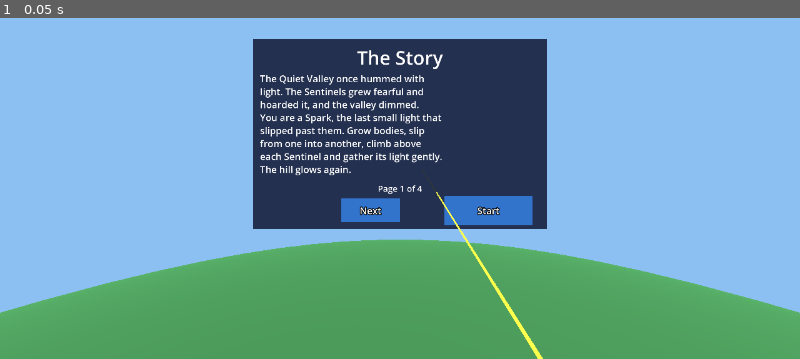
Above: before the commit, frame 1.
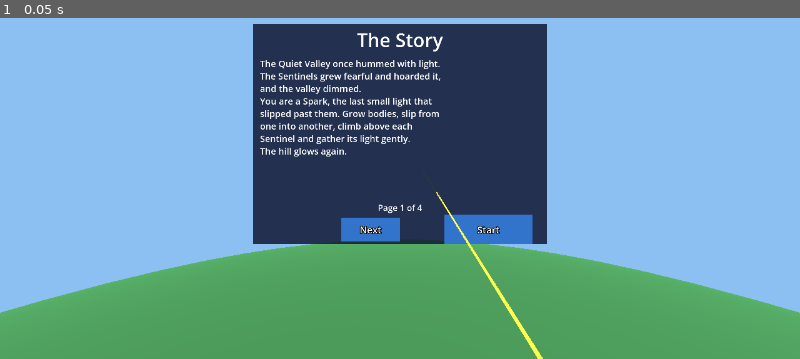
Above: after the commit, the same moment.

Repository: mr-miles/oculus-game
Game: Godot game, scene res://lobby.tscn
The game is run twice, just before and just after one commit, with the same random seed, the same clock (stepped at 60 frames per second) and the same inputs.
Inputs:
- Up to frame 1 (0.05 s): no input

The runs differ from the first frame. In frame 1, 7.7% of the frame differs, in the area x 31-69%, y 1-67%.

Commit message:
Round 2 view: leafy trees, top HUD with HudMode, grip toggle, boulder stacks and ghost, 6-step lobby, tests AC-40..45,51..53
Co-Authored-By: Claude Sonnet 5.5 <noreply@anthropic.com>

Diff:
--- a/game/scripts/hud.gd
+++ b/game/scripts/hud.gd
@@ -5,12 +5,14 @@
 ## Label3D anchors left-aligned text at its left edge and right-aligned at its right edge.
 
 const PIXEL := 0.0012
-const BAR_WIDTH := 0.5
+const BAR_WIDTH := 0.3
+const BAR_X := -0.17
 const WATCH_RED := Color(1, 0.2, 0.2)
 
 var energy_label: Label3D
 var level_label: Label3D
 var sentinels_label: Label3D
+var mode_label: Label3D
 var message_label: Label3D
 var watched_label: Label3D
 var _bar_fill: MeshInstance3D
@@ -19,16 +21,17 @@
 
 func _init() -> void:
 	name = "Hud"
-	position = Vector3(0, -0.3, -1.2)
-	level_label = _label("HudLevel", Vector2(-0.55, 0.12), HORIZONTAL_ALIGNMENT_LEFT)
-	sentinels_label = _label("HudSentinels", Vector2(0.55, 0.12), HORIZONTAL_ALIGNMENT_RIGHT)
-	energy_label = _label("HudEnergy", Vector2(-0.55, 0.02), HORIZONTAL_ALIGNMENT_LEFT)
-	message_label = _label("HudMessage", Vector2(0, -0.1), HORIZONTAL_ALIGNMENT_CENTER)
-	watched_label = _label("HudWatched", Vector2(0, -0.2), HORIZONTAL_ALIGNMENT_CENTER)
+	position = Vector3(0, 0.45, -1.2)
+	level_label = _label("HudLevel", Vector2(-0.55, 0.15), HORIZONTAL_ALIGNMENT_LEFT)
+	sentinels_label = _label("HudSentinels", Vector2(0.55, 0.15), HORIZONTAL_ALIGNMENT_RIGHT)
+	energy_label = _label("HudEnergy", Vector2(-0.55, 0.07), HORIZONTAL_ALIGNMENT_LEFT)
+	mode_label = _label("HudMode", Vector2(0.55, 0.07), HORIZONTAL_ALIGNMENT_RIGHT)
+	message_label = _label("HudMessage", Vector2(0, -0.03), HORIZONTAL_ALIGNMENT_CENTER)
+	watched_label = _label("HudWatched", Vector2(0, -0.11), HORIZONTAL_ALIGNMENT_CENTER)
 	watched_label.modulate = WATCH_RED
 	watched_label.visible = false
-	_build_bar(Vector2(0.12, 0.02))
-	_build_border(Vector2(1.2, 0.6))
+	_build_bar(Vector2(BAR_X, 0.07))
+	_build_border(Vector2(1.2, 0.44))
 
 
 func _label(node_name: String, at: Vector2, align: HorizontalAlignment) -> Label3D:
@@ -81,19 +84,23 @@
 		q.material_override = mat
 		q.position = Vector3(e[1].x, e[1].y, 0)
 		_border.add_child(q)
-	_border.position = Vector3(0, 0.05, 0)
+	_border.position = Vector3(0, 0.02, 0)
 	_border.visible = false
 	add_child(_border)
 
 
-func show_state(logic: GameLogic, sentinels_total: int, message: String) -> void:
+func show_state(logic: GameLogic, sentinels_total: int, create_kind: String, message: String) -> void:
 	energy_label.text = "Energy %d" % logic.energy
 	level_label.text = "Level %d of %d" % [logic.level, Levels.COUNT]
 	sentinels_label.text = "Sentinels: %d of %d left" % [logic.sentinels_left(), sentinels_total]
 	message_label.text = message
+	if create_kind == "boulder":
+		mode_label.text = "Create: Boulder (%d)" % GameLogic.BOULDER_COST
+	else:
+		mode_label.text = "Create: Synthoid (%d)" % GameLogic.SYNTHOID_COST
 	var frac := clampf(float(logic.energy) / GameLogic.MAX_ENERGY, 0.0, 1.0)
 	_bar_fill.scale.x = maxf(frac, 0.001)
-	_bar_fill.position.x = 0.12 - BAR_WIDTH * (1.0 - frac) / 2.0
+	_bar_fill.position.x = BAR_X - BAR_WIDTH * (1.0 - frac) / 2.0
 	var watched := logic.watched and logic.state == "playing"
 	watched_label.visible = watched
 	_border.visible = watched
--- a/game/scripts/lobby.gd
+++ b/game/scripts/lobby.gd
@@ -4,12 +4,12 @@
 
 const PAGES := [
 	{"title": "The Story", "body": "The Quiet Valley once hummed with light. The Sentinels grew fearful and hoarded it, an …(209 unchanged characters)…
-	{"title": "The Rules", "body": "You are a Spark with energy.\n\n- A body (synthoid) costs 3 energy.\n- Absorb a tree: +1. A body: +3. A Sentinel: +4.\n- You can only act on tiles you can see.\n- A Sentinel that sees you slowly drains your energy. Hide behind hills!\n- Absorb every Sentinel to clear a hill. If your energy hits 0, try again."},
-	{"title": "How to Play", "body": "1. Point your right contr …(94 unchanged characters)… n3. Press A to move into that body.\n4. Press B to absorb trees for energy.\n5. Climb higher, then press B on each Sentinel to absorb it."},
+	{"title": "The Rules", "body": "You are a Spark with energy.\n\n- A body (synthoid) costs 3 energy, a boulder 2.\n- Absorbing gives back: tree 1, boulder 2, body 3, Sentinel 4.\n- You can only act on tiles you can see.\n- A Sentinel that sees you slowly drains your energy. Hide behind hills!\n- Absorb every Sentinel to clear a hill. If you run dry and are drained again, try again."},
+	{"title": "How to Play", "body": "1. Point your right contr …(94 unchanged characters)… n3. Press A to move into that body.\n4. Squeeze the GRIP to switch to boulders (cost 2), then pull the trigger to stack them and climb.\n5. Press B to absorb trees, boulders and bodies for energy.\n6. Climb higher, then press B on each Sentinel to absorb it."},
 	{"title": "Ready?", "body": "Point at Start and pull the trigger.\n\nLeft stick turns you. Left Y pauses. Left X gives a hint."},
 ]
 const HOW_TO_PAGE := 2
-const PANEL_SIZE := Vector2(2.0, 1.3)
+const PANEL_SIZE := Vector2(2.0, 1.5)
 
 var rig: Rig
 var panel: Menu3D
@@ -43,14 +43,14 @@
 	panel.name = "LobbyPanel"
 	panel.position = Vector3(0, GameLogic.EYE, -2.0)
 	add_child(panel)
-	_title = panel.add_label("LobbyTitle", Vector2(0, 0.52), 80)
-	_body = panel.add_label("LobbyPage", Vector2(-0.95, 0.42), 40, 780)  # left edge, top
+	_title = panel.add_label("LobbyTitle", Vector2(0, 0.64), 80)
+	_body = panel.add_label("LobbyPage", Vector2(-0.95, 0.52), 38, 780)  # left edge, top
 	_body.horizontal_alignment = HORIZONTAL_ALIGNMENT_LEFT
 	_body.vertical_alignment = VERTICAL_ALIGNMENT_TOP
-	_counter = panel.add_label("LobbyCounter", Vector2(0, -0.37), 36)
-	panel.add_button("BackButton", "back", "Back", Vector2(-0.7, -0.52), Vector2(0.4, 0.16))
-	panel.add_button("NextButton", "next", "Next", Vector2(-0.2, -0.52), Vector2(0.4, 0.16))
-	panel.add_button("StartButton", "start", "Start", Vector2(0.6, -0.52), Vector2(0.6, 0.2))
+	_counter = panel.add_label("LobbyCounter", Vector2(0, -0.5), 36)
+	panel.add_button("BackButton", "back", "Back", Vector2(-0.7, -0.65), Vector2(0.4, 0.16))
+	panel.add_button("NextButton", "next", "Next", Vector2(-0.2, -0.65), Vector2(0.4, 0.16))
+	panel.add_button("StartButton", "start", "Start", Vector2(0.6, -0.65), Vector2(0.6, 0.2))
 	panel.chosen.connect(_on_chosen)
 	_diagram = _build_diagram()
 	panel.add_child(_diagram)
@@ -66,7 +66,8 @@
 	d.add_child(Scenery.mesh_node("Body", body, Color(0.25, 0.25, 0.3), Vector3.ZERO))
 	var spots := {"Trigger": [Vector3(-0.15, -0.12, 0.0), Color(0.9, 0.9, 0.3)],
 			"A": [Vector3(0.0, 0.14, 0.04), Color(0.3, 0.8, 0.4)],
-			"B": [Vector3(0.0, 0.04, 0.04), Color(0.9, 0.5, 0.3)]}
+			"B": [Vector3(0.0, 0.04, 0.04), Color(0.9, 0.5, 0.3)],
+			"Grip": [Vector3(-0.15, -0.02, 0.0), Color(0.6, 0.6, 0.9)]}
 	for k in spots:
 		var s := SphereMesh.new()
 		s.radius = 0.035
@@ -78,7 +79,7 @@
 		l.pixel_size = Menu3D.PIXEL
 		l.no_depth_test = true
 		l.render_priority = 2
-		l.position = spots[k][0] + Vector3(0.14 if k != "Trigger" else -0.14, 0, 0.03)
+		l.position = spots[k][0] + Vector3(0.14 if k in ["A", "B"] else -0.14, 0, 0.03)
 		d.add_child(l)
 	return d
 
--- a/game/scripts/main.gd
+++ b/game/scripts/main.gd
@@ -5,9 +5,12 @@
 ## the state and forwards input. Tests drive it with press / aim_at / advance.
 
 const TREE_HEIGHT := 3.0
+const TRUNK_HEIGHT := 1.2
 const TRUNK_RADIUS := 0.25
 const CANOPY_RADIUS := 0.9
 const SYNTHOID_HEIGHT := 1.6
+const BOULDER_RADIUS := 0.8
+const COLOR_BOULDER := Color(0.55, 0.55, 0.58)
 const SENTINEL_HEIGHT := 3.0
 const FADE_SECONDS := 0.2
 const CLEARED_SECONDS := 3.0
@@ -28,6 +31,7 @@
 var menu: Menu3D
 var sentinels_total := 0
 var paused := false
+var create_kind := "synthoid"  ## what the trigger creates: "synthoid" or "boulder"
 
 var _world: Node3D
 var _cursor: MeshInstance3D
@@ -35,6 +39,8 @@
 var _ending: Label3D
 var _markers := {}    # Vector2i -> Node3D (trees, synthoids)
 var _sentinels := {}  # Vector2i -> Node3D
+var _boulders := {}   # Vector2i -> Node3D (a stack), with meta "count"
+var _ghost: MeshInstance3D
 var _message := ""
 var _aim_tile := Vector2i(-1, -1)
 var _aim_forced := false
@@ -60,6 +66,8 @@
 	_cursor.material_override = Rig.unshaded(Color.WHITE)
 	_cursor.visible = false
 	add_child(_cursor)
+	_ghost = Scenery.mesh_node("Ghost", null, Color.WHITE, Vector3.ZERO)
+	add_child(_ghost)
 	load_level(start_level)
 
 
@@ -109,6 +117,7 @@
 
 func _enter(level_logic: GameLogic) -> void:
 	logic = level_logic
+	create_kind = "synthoid"
 	sentinels_total = logic.sentinels_left()
 	_message = "Aim, then pull the trigger to make a body."
 	_announced = ""
@@ -139,6 +148,7 @@
 	add_child(_world)
 	_markers.clear()
 	_sentinels.clear()
+	_boulders.clear()
 	var terrain := Terrain.new()
 	_world.add_child(terrain)
 	terrain.build(logic)
@@ -159,6 +169,7 @@
 	for t in logic.trees.keys():
 		if not _markers.has(t):
 			_markers[t] = _place(_make_tree(t), t, "tree")
+	_sync_boulders()
 	for s in logic.sentinels:
 		if not _sentinels.has(s.tile):
 			var node := _make_sentinel(s.tile)
@@ -167,6 +178,37 @@
 		_sentinels[s.tile].rotation.y = deg_to_rad(s.facing)
 
 
+func _sync_boulders() -> void:
+	for k in _boulders.keys():
+		if logic.boulders.get(k, 0) != _boulders[k].get_meta("count"):
+			_boulders[k].queue_free()
+			_boulders.erase(k)
+	for t in logic.boulders:
+		if not _boulders.has(t):
+			_boulders[t] = _make_boulders(t, logic.boulders[t])
+
+
+func _make_boulders(t: Vector2i, count: int) -> Node3D:
+	## A stack of flat grey slabs, each GameLogic.BOULDER_HEIGHT high, with no gaps.
+	var n := Node3D.new()
+	n.name = "Boulders_%d_%d" % [t.x, t.y]
+	n.set_meta("count", count)
+	n.position = Vector3((t.x + 0.5) * GameLogic.TILE, float(logic.height(t)), (t.y + 0.5) * GameLogic.TILE)
+	for i in count:
+		n.add_child(Scenery.mesh_node("Boulder_%d" % i, _slab(), COLOR_BOULDER,
+				Vector3(0, GameLogic.BOULDER_HEIGHT * (i + 0.5), 0)))
+	_world.add_child(n)
+	return n
+
+
+func _slab() -> CylinderMesh:
+	var c := CylinderMesh.new()
+	c.top_radius = BOULDER_RADIUS * 0.92
+	c.bottom_radius = BOULDER_RADIUS
+	c.height = GameLogic.BOULDER_HEIGHT
+	return c
+
+
 func _place(node: Node3D, t: Vector2i, kind: String) -> Node3D:
 	node.position = logic.top_position(t)
 	node.set_meta("kind", kind)
@@ -177,17 +219,14 @@
 func _make_synthoid(t: Vector2i) -> Node3D:
 	var n := Node3D.new()
 	n.name = "Synthoid_%d_%d" % [t.x, t.y]
-	var cap := CapsuleMesh.new()
-	cap.radius = 0.35
-	cap.height = SYNTHOID_HEIGHT
-	n.add_child(Scenery.mesh_node("Body", cap, COLOR_SYNTHOID, Vector3(0, SYNTHOID_HEIGHT / 2.0, 0)))
+	n.add_child(Scenery.mesh_node("Body", _capsule(), COLOR_SYNTHOID, Vector3(0, SYNTHOID_HEIGHT / 2.0, 0)))
 	return n
 
 
 func _make_tree(t: Vector2i) -> Node3D:
 	var n := Node3D.new()
 	n.name = "Tree_%d_%d" % [t.x, t.y]
-	var trunk_h := TREE_HEIGHT * 0.5
+	var trunk_h := TRUNK_HEIGHT
 	var trunk := CylinderMesh.new()
 	trunk.top_radius = TRUNK_RADIUS
 	trunk.bottom_radius = TRUNK_RADIUS
@@ -195,9 +234,9 @@
 	n.add_child(Scenery.mesh_node("Trunk", trunk, Color(0.45, 0.3, 0.15), Vector3(0, trunk_h / 2.0, 0)))
 	var canopy := SphereMesh.new()
 	canopy.radius = CANOPY_RADIUS
-	canopy.height = CANOPY_RADIUS * 2.0
+	canopy.height = CANOPY_RADIUS * 2.0  # 1.8 m: 60% of the 3 m tree
 	n.add_child(Scenery.mesh_node("Canopy", canopy, COLOR_TREE,
-			Vector3(0, TREE_HEIGHT - CANOPY_RADIUS + 0.02, 0)))
+			Vector3(0, TRUNK_HEIGHT + CANOPY_RADIUS + 0.01, 0)))
 	return n
 
 
@@ -257,7 +296,11 @@
 			if logic.state == "lost":
 				retry_level()
 			else:
-				_finish("create", _check_tile(logic.create))
+				_create()
+		"grip_click":
+			create_kind = "boulder" if create_kind == "synthoid" else "synthoid"
+			sfx.play("menu")
+			refresh()
 		"ax_button":
 			var reason := _check_tile(logic.move)
 			if reason == "":
@@ -274,6 +317,13 @@
 			rig.snap_turn(-1)
 
 
+func _create() -> void:
+	var reason := _check_tile(func(t: Vector2i) -> String: return logic.create(t, create_kind))
+	if reason == "" and aimed_tile() == logic.player_tile:
+		rig.place_at(logic.top_position(logic.player_tile))  # a boulder under you lifts you
+	_finish("create", reason)
+
+
 func choose_pause(id: String) -> void:
 	menu.activate(id)
 
@@ -398,7 +448,7 @@
 	for i in range(1, steps):
 		var p := from + dir * (i * RAY_STEP)
 		var t := Vector2i(int(floor(p.x / GameLogic.TILE)), int(floor(p.z / GameLogic.TILE)))
-		if logic.in_bounds(t) and p.y <= float(logic.height(t)) + _object_height(t):
+		if logic.in_bounds(t) and p.y <= logic.top_position(t).y + _object_height(t):
 			return t
 	return Vector2i(-1, -1)
 
@@ -416,7 +466,7 @@
 
 func refresh() -> void:
 	_sync_objects()
-	hud.show_state(logic, sentinels_total, _message)
+	hud.show_state(logic, sentinels_total, create_kind, _message)
 
 
 func _process(delta: float) -> void:
@@ -424,6 +474,7 @@
 		advance(delta)
 	if paused:
 		_cursor.visible = false
+		_ghost.visible = false
 		menu.highlight(menu.pick(rig.ray_origin(), rig.ray_direction()))
 		return
 	var t := aimed_tile()
@@ -433,6 +484,25 @@
 		var c := Color(1, 1, 0.2) if logic.can_see(t) else Color(1, 0.2, 0.2)
 		(_cursor.material_override as StandardMaterial3D).albedo_color = c
 		rig.set_ray_length(maxf(rig.ray_origin().distance_to(_cursor.position), 0.2))
+		_show_ghost(t)
 	else:
+		_ghost.visible = false
 		_cursor.visible = false
 		rig.set_ray_length(3.0)
+
+
+func _show_ghost(t: Vector2i) -> void:
+	## A translucent preview of what the trigger would create on the aimed tile.
+	var boulder := create_kind == "boulder"
+	_ghost.mesh = _slab() if boulder else _capsule()
+	_ghost.material_override = Rig.unshaded(Color(COLOR_BOULDER, 0.5) if boulder else Color(COLOR_SYNTHOID, 0.5))
+	var lift := 0.0 if boulder else SYNTHOID_HEIGHT / 2.0
+	_ghost.position = logic.top_position(t) + Vector3(0, lift + (GameLogic.BOULDER_HEIGHT / 2.0 if boulder else 0.0), 0)
+	_ghost.visible = true
+
+
+func _capsule() -> CapsuleMesh:
+	var cap := CapsuleMesh.new()
+	cap.radius = 0.35
+	cap.height = SYNTHOID_HEIGHT
+	return cap
--- a/game/tests/test_ac_24_lobby_text.gd
+++ b/game/tests/test_ac_24_lobby_text.gd
@@ -1,5 +1,5 @@
 extends ViewTest
-## AC-24: page contents: Spark/Sentinel, energy numbers, five numbered steps.
+## AC-24: page contents: Spark/Sentinel, energy numbers, six numbered steps.
 
 func _init() -> void:
 	var l := await new_lobby()
@@ -7,15 +7,17 @@
 	check("ac_24 story names Spark and Sentinel", page.text.contains("Spark") and page.text.contains("Sentinel"))
 	check("ac_24 story is 60 words or fewer", page.text.split(" ", false).size() <= 60)
 	l.next()
-	check("ac_24 rules mention energy, 3 and 4", page.text.contains("energy") and page.text.contains("3") and page.text.contains("4"))
+	check("ac_24 rules mention energy and the numbers 2, 3 and 4",
+			page.text.contains("energy") and page.text.contains("2") and page.text.contains("3") and page.text.contains("4"))
 	l.next()
 	var steps := 0
 	for line in page.text.split("\n", false):
-		if line.length() > 2 and line[0] in "12345" and line[1] == ".":
+		if line.length() > 2 and line[0] in "123456" and line[1] == ".":
 			steps += 1
-	check("ac_24 five numbered steps", steps == 5)
+	check("ac_24 six numbered steps", steps == 6)
 	var low := page.text.to_lower()
-	check("ac_24 steps name trigger, A and B", low.contains("trigger") and low.contains("press a") and low.contains("press b"))
+	check("ac_24 steps name trigger, grip, A and B", low.contains("trigger") and low.contains("grip") and low.contains("press a") and low.contains("press b"))
+	check("ac_24 steps mention boulder and Sentinel", low.contains("boulder") and low.contains("sentinel"))
 	check("ac_24 controller diagram on this page", (l.find_child("ControllerDiagram", true, false) as Node3D).visible)
 	l.back()
 	check("ac_24 diagram hidden on other pages", not (l.find_child("ControllerDiagram", true, false) as Node3D).visible)
--- a/game/tests/test_ac_28_hud_position.gd
+++ b/game/tests/test_ac_28_hud_position.gd
@@ -1,10 +1,10 @@
 extends ViewTest
-## AC-28: Hud local position is (0, -0.3 +-0.05, -1.2 +-0.1).
+## AC-28: Hud local position is (0, +0.45 +-0.05, -1.2 +-0.1), above the gaze centre.
 
 func _init() -> void:
 	var g := await new_game()
 	var hud: Node3D = g.find_child("Hud", true, false)
 	check("ac_28 x is 0", absf(hud.position.x) < 0.001)
-	check("ac_28 y is -0.3 +-0.05", absf(hud.position.y + 0.3) <= 0.05)
+	check("ac_28 y is +0.45 +-0.05 (above the gaze centre)", absf(hud.position.y - 0.45) <= 0.05)
 	check("ac_28 z is -1.2 +-0.1", absf(hud.position.z + 1.2) <= 0.1)
 	finish()
--- /dev/null
+++ b/game/tests/test_ac_40_tree_canopy.gd
@@ -0,0 +1,16 @@
+extends ViewTest
+## AC-40: a tree is a Trunk plus a Canopy that is >= half its height and clear of the ground.
+
+func _init() -> void:
+	var g := await new_game()
+	var trees := g.find_children("Tree_*", "Node3D", true, false)
+	check("ac_40 level has trees", trees.size() > 0)
+	for t in trees:
+		var trunk: MeshInstance3D = t.find_child("Trunk", false, false)
+		var canopy: MeshInstance3D = t.find_child("Canopy", false, false)
+		check("ac_40 %s has Trunk and Canopy" % t.name, trunk != null and canopy != null)
+		var whole := tree_bounds(t)
+		var leaves: AABB = canopy.global_transform * canopy.get_aabb()
+		check("ac_40 %s canopy is >= 50%% of the height" % t.name, leaves.size.y / whole.size.y >= 0.5)
+		check("ac_40 %s canopy bottom >= 0.9 m above the tile" % t.name, leaves.position.y - t.global_position.y >= 0.9)
+	finish()
--- /dev/null
+++ b/game/tests/test_ac_41_tree_shape.gd
@@ -0,0 +1,21 @@
+extends ViewTest
+## AC-41: canopy 1.4..1.9 m wide, slim brown trunk, green canopy.
+
+func _colour(m: MeshInstance3D) -> Color:
+	return (m.material_override as StandardMaterial3D).albedo_color
+
+
+func _init() -> void:
+	var g := await new_game()
+	for t in g.find_children("Tree_*", "Node3D", true, false):
+		var trunk: MeshInstance3D = t.find_child("Trunk", false, false)
+		var canopy: MeshInstance3D = t.find_child("Canopy", false, false)
+		var cw := (canopy.global_transform * canopy.get_aabb()).size.x
+		var tw := (trunk.global_transform * trunk.get_aabb()).size.x
+		check("ac_41 %s canopy width in 1.4..1.9" % t.name, cw >= 1.4 and cw <= 1.9)
+		check("ac_41 %s trunk <= 0.5 m and < a third of the canopy" % t.name, tw <= 0.5 and tw < cw / 3.0)
+		var leaf := _colour(canopy)
+		var wood := _colour(trunk)
+		check("ac_41 %s canopy is green" % t.name, leaf.g > leaf.r and leaf.g > leaf.b)
+		check("ac_41 %s trunk is brown" % t.name, wood.r >= wood.g and wood.g > wood.b)
+	finish()
--- /dev/null
+++ b/game/tests/test_ac_42_hud_top.gd
@@ -0,0 +1,14 @@
+extends ViewTest
+## AC-42: every HUD text element sits above the gaze line, inside the view.
+
+func _init() -> void:
+	var g := await new_game()
+	var cam: Node3D = g.find_child("XRCamera3D", true, false)
+	for n in ["HudEnergy", "HudLevel", "HudSentinels", "HudMode", "HudWatched", "HudMessage"]:
+		var node: Node3D = g.find_child(n, true, false)
+		check("ac_42 %s exists" % n, node != null)
+		var p := cam.global_transform.affine_inverse() * node.global_position
+		check("ac_42 %s local y in 0.25..0.65 (%.2f)" % [n, p.y], p.y >= 0.25 and p.y <= 0.65)
+		check("ac_42 %s |x| <= 0.8" % n, absf(p.x) <= 0.8)
+		check("ac_42 %s at z = -1.2" % n, absf(p.z + 1.2) <= 0.1)
+	finish()
--- /dev/null
+++ b/game/tests/test_ac_43_grip_toggle.gd
@@ -0,0 +1,17 @@
+extends ViewTest
+## AC-43: grip toggles synthoid <-> boulder and nothing else.
+
+func _init() -> void:
+	var g := await new_game()
+	check("ac_43 starts as synthoid", g.create_kind == "synthoid")
+	var energy: int = g.logic.energy
+	var tile: Vector2i = g.logic.player_tile
+	var seen := {}
+	for i in 7:
+		g.press("grip_click")
+		seen[g.create_kind] = true
+		check("ac_43 press %d: expected %s" % [i + 1, "boulder" if i % 2 == 0 else "synthoid"],
+				g.create_kind == ("boulder" if i % 2 == 0 else "synthoid"))
+	check("ac_43 only the two kinds ever appear", seen.size() == 2 and seen.has("synthoid") and seen.has("boulder"))
+	check("ac_43 toggling changes nothing else", g.logic.energy == energy and g.logic.player_tile == tile)
+	finish()
--- /dev/null
+++ b/game/tests/test_ac_45_boulder_under_you.gd
@@ -0,0 +1,23 @@
+extends ViewTest
+## AC-45: a boulder on your own tile lifts you 0.5 m; a synthoid there is refused.
+
+func _init() -> void:
+	var g := await new_game()
+	var origin: Node3D = g.find_child("XROrigin3D", true, false)
+	var cam: Node3D = g.find_child("XRCamera3D", true, false)
+	var own: Vector2i = g.logic.player_tile
+	var energy: int = g.logic.energy
+	g.aim_at(own)
+	g.press("trigger_click")
+	check("ac_45 synthoid on own tile fails with a reason", g.logic.energy == energy
+			and (g.find_child("HudMessage", true, false) as Label3D).text != "")
+	g.press("grip_click")
+	var before := origin.global_position
+	g.press("trigger_click")
+	g.advance(0.3)
+	check("ac_45 energy -2", g.logic.energy == energy - 2)
+	check("ac_45 tile unchanged, one boulder under the player", g.logic.player_tile == own and g.logic.boulders.get(own, 0) == 1)
+	check("ac_45 origin is 0.5 m higher, x and z unchanged", absf(origin.global_position.y - before.y - 0.5) <= 0.01
+			and absf(origin.global_position.x - before.x) <= 0.01 and absf(origin.global_position.z - before.z) <= 0.01)
+	check("ac_45 camera y = altitude + 0.5 + 1.6", absf(cam.global_position.y - (g.logic.height(own) + 0.5 + 1.6)) <= 0.01)
+	finish()
--- /dev/null
+++ b/game/tests/test_ac_51_lobby_six_steps.gd
@@ -0,0 +1,14 @@
+extends ViewTest
+## AC-51: How to play has 6 numbered steps; step 4 names the grip and boulders.
+
+func _init() -> void:
+	var l := await new_lobby()
+	l.next()
+	l.next()
+	var steps := []
+	for line in (l.find_child("LobbyPage", true, false) as Label3D).text.split("\n", false):
+		if line.length() > 2 and line[0] in "0123456789" and line[1] == ".":
+			steps.append(line.to_lower())
+	check("ac_51 six numbered steps", steps.size() == 6)
+	check("ac_51 step 4 contains grip and boulder", steps.size() > 3 and steps[3].contains("grip") and steps[3].contains("boulder"))
+	finish()
--- /dev/null
+++ b/game/tests/test_ac_52_hud_mode.gd
@@ -0,0 +1,17 @@
+extends ViewTest
+## AC-52: HudMode shows the create mode; a retry goes back to synthoid.
+
+func _mode(g: Node) -> String:
+	return (g.find_child("HudMode", true, false) as Label3D).text
+
+
+func _init() -> void:
+	var g := await new_game()
+	check("ac_52 level start: synthoid", _mode(g) == "Create: Synthoid (3)")
+	g.press("grip_click")
+	check("ac_52 after grip: boulder", _mode(g) == "Create: Boulder (2)")
+	g.logic.state = "lost"
+	g.advance(0.1)
+	g.press("trigger_click")
+	check("ac_52 after a retry: synthoid", _mode(g) == "Create: Synthoid (3)")
+	finish()
--- /dev/null
+++ b/game/tests/test_ac_53_climb_stack.gd
@@ -0,0 +1,15 @@
+extends ViewTest
+## AC-53: moving into a synthoid standing on 2 boulders puts the eye 1.0 m higher.
+
+func _init() -> void:
+	var g := await new_game()
+	var t := free_visible_tile(g)
+	g.logic.boulders[t] = 2
+	g.logic.synthoids[t] = true
+	g.aim_at(t)
+	g.press("ax_button")
+	g.advance(0.3)
+	var cam: Node3D = g.find_child("XRCamera3D", true, false)
+	check("ac_53 camera y = altitude + 1.0 + 1.6", absf(cam.global_position.y - (g.logic.height(t) + 1.0 + 1.6)) <= 0.01)
+	check("ac_53 the boulders stay on the tile", g.logic.boulders.get(t, 0) == 2 and g.logic.player_tile == t)
+	finish()
Not shown, added: game/tests/test_ac_40_tree_canopy.gd.uid
Not shown, added: game/tests/test_ac_41_tree_shape.gd.uid
Not shown, added: game/tests/test_ac_42_hud_top.gd.uid
Not shown, added: game/tests/test_ac_43_grip_toggle.gd.uid
Not shown, added: game/tests/test_ac_45_boulder_under_you.gd.uid
Not shown, added: game/tests/test_ac_51_lobby_six_steps.gd.uid
Not shown, added: game/tests/test_ac_52_hud_mode.gd.uid
Not shown, added: game/tests/test_ac_53_climb_stack.gd.uid
Not shown, changed: docs/SPEC.md
